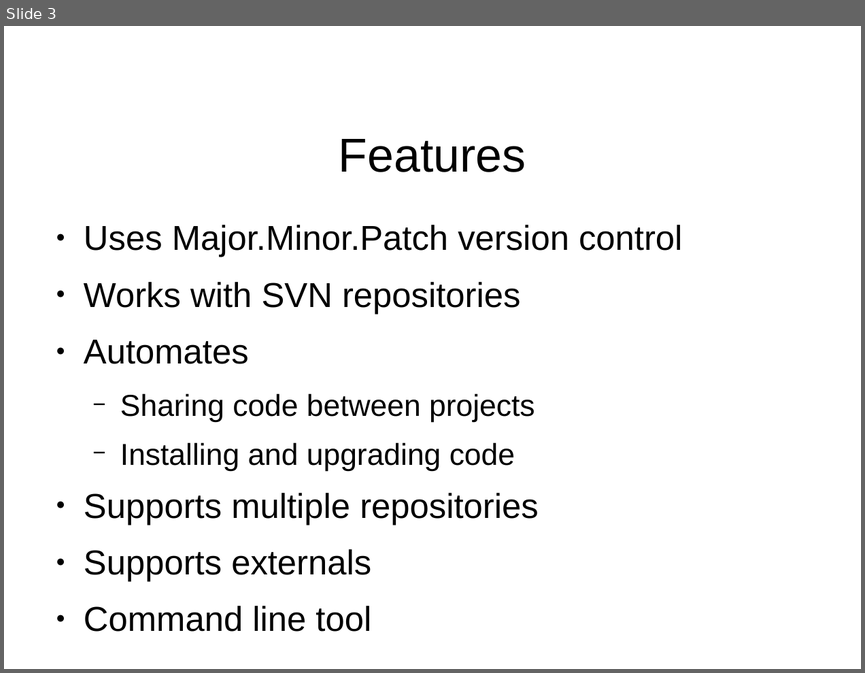
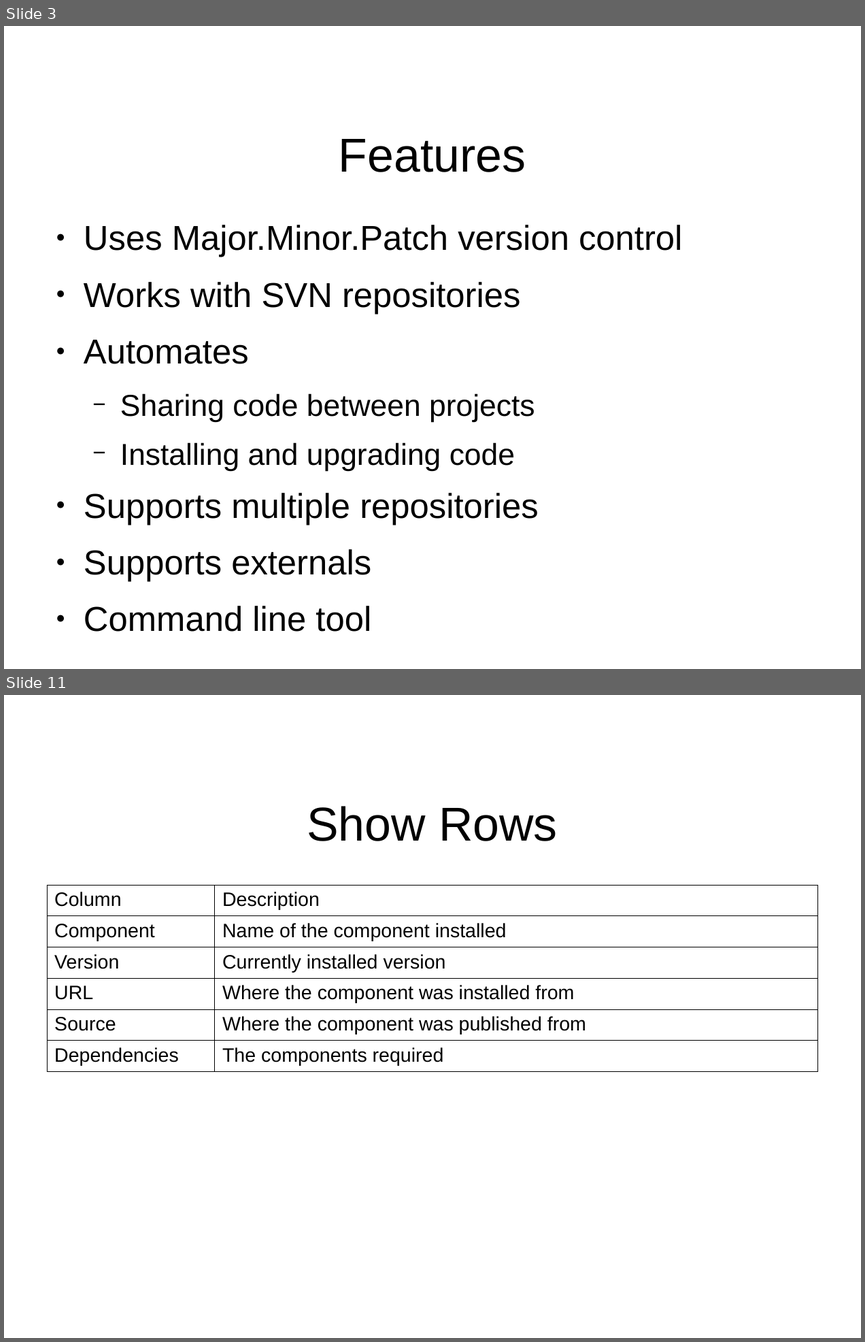
Before and after one commit to jeremiah-c-leary/hdl-component-manager, a slide deck: docs/presentations/hdl-component-manager.odp. Shown one above the other, each under a label of ours: slide 3 before the commit, slides 3 and 11 after it; the slides between them are not shown. The pictures are 865x673 and 865x1342 pixels, drawn with LibreOffice and Linux fonts; fonts in the diff are those of the drawing; background and template pictures are left out. Boxes give left, top, right and bottom in pixels: in the first picture for what was removed or moved away, otherwise in the second. Text is boxed around its words. In the diff, an @@ line names an element or a change of style, - is before the commit and + after.

```diff
--- a/docs/presentations/hdl-component-manager.odp
+++ b/docs/presentations/hdl-component-manager.odp
@@ slide 11 added at (x1=4, y1=695, x2=861, y2=1338), background #FFFFFF @@
@@ title added at (x1=307, y1=806, x2=558, y2=841), 44 pt, text #000000 @@
+Show Rows
@@ table added at (x1=47, y1=885, x2=818, y2=1068), 6 rows, 2 columns @@
+Column | Description
+Component | Name of the component installed
+Version | Currently installed version
+URL | Where the component was installed from
+Source | Where the component was published from
+Dependencies | The components required
```
Also in this commit, not shown: 3 slides changed, 11 other slides added, 1 slide removed, 1 other file.
